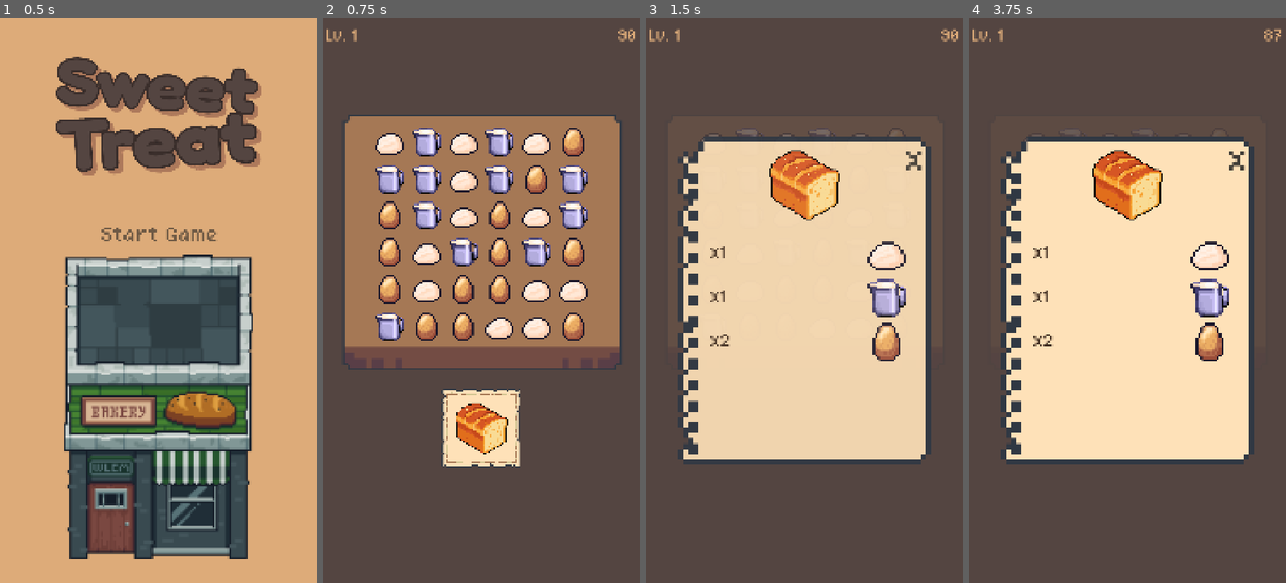
Above: before the commit, frames 1-4 (left to right).
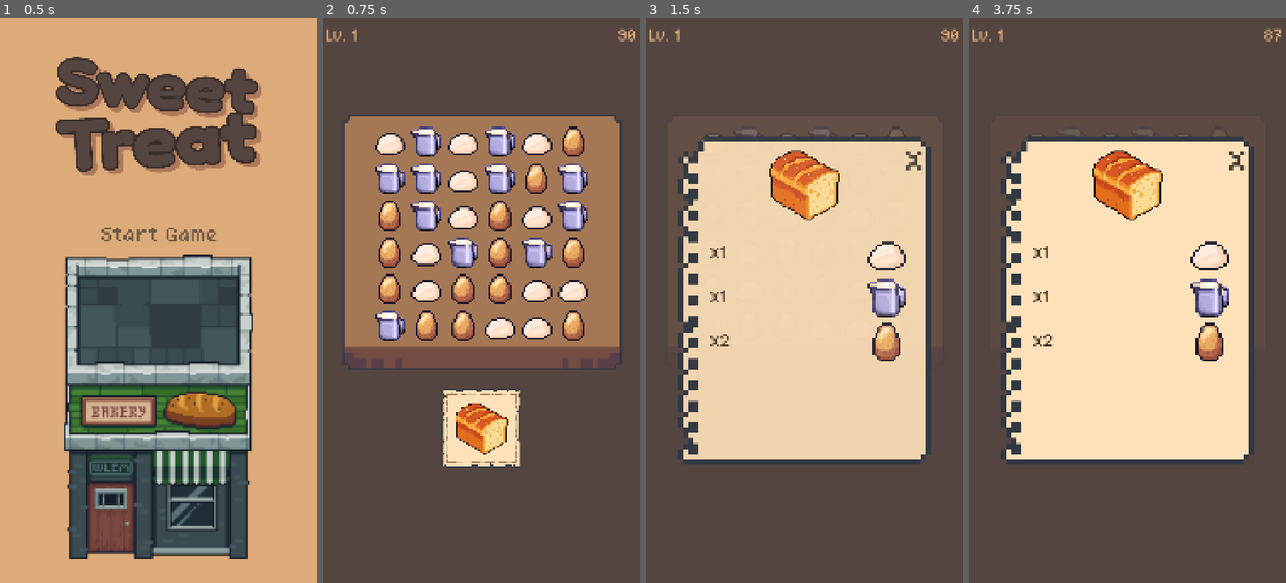
Above: after the commit, the same moments.

Repository: Krisha052/sweet-treat
Game: Godot game, scene res://scenes/main.tscn
The game is run twice, just before and just after one commit, with the same random seed, the same clock (stepped at 60 frames per second) and the same inputs.
Inputs (mouse positions are in pixels of both pictures, inside the frame that each line leads up to):
- Up to frame 1 (0.5 s): no input
- Up to frame 2 (0.75 s): click (481, 232) at 0.5 s
- Up to frame 3 (1.5 s): click (804, 430) at 1.25 s
- Up to frame 4 (3.75 s): tap Enter at 2, 3.5 s; move the mouse to (1035, 142) at 2.02 s; tap R at 2.1, 2.85, 3.6 s; click (1035, 142) at 2.17 s; tap Space at 2.75 s; move the mouse to (1073, 142) at 2.77 s; click (1073, 142) at 2.92 s; move the mouse to (1108, 142) at 3.52 s; click (1108, 142) at 3.67 s

Frame 1 is identical in both runs. In frame 2, 2.8% of the frame differs, in the area x 16-84%, y 19-58%; in frame 3, less than 0.1%; in frame 4, less than 0.1%.

Commit message:
2-row card area, restore hit diameter, Level 8 at 5 true simultaneous orders
hud.gd: card-row height 300→544px (270+4+270, Godot HFlowContainer default
v_separation). Card row top stays at 1260px, bottom now at 1804px, 116px
clear of screen bottom. 4 cards fill row 1 exactly (4×270=1080px); a 5th
wraps naturally to row 2 — no layout changes needed, HFlowContainer handles
it automatically.

level_controller.gd: SPRITE_SCALE 0.70→0.74, using the existing
Sprite2D-only local scale decoupling (Sprite2D stays at 0.875). Hit diameter
restored from 113px to 120px (7.9mm physical), 5px gap between adjacent
circles in the 6x6 grid. Visual diameter 105px.

level_08.tres: add coconut_cake.tres as 5th recipe (load_steps 6→7).
Pool now has 5 distinct recipes; max_simultaneous_orders=5 is no longer
capped by pool size. All 5 orders spawn concurrently on Level 8.

Co-Authored-By: Claude Sonnet 4.6 <noreply@anthropic.com>

Diff:
--- a/data/levels/level_08.tres
+++ b/data/levels/level_08.tres
@@ -1,14 +1,15 @@
-[gd_resource type="Resource" load_steps=6 format=3]
+[gd_resource type="Resource" load_steps=7 format=3]
 
 [ext_resource type="Script" path="res://scripts/resources/level_config.gd" id="1_lv8"]
 [ext_resource type="Resource" path="res://data/recipes/cherry_cake.tres" id="2_lv8"]
 [ext_resource type="Resource" path="res://data/recipes/cappuccino.tres" id="3_lv8"]
 [ext_resource type="Resource" path="res://data/recipes/espresso.tres" id="4_lv8"]
 [ext_resource type="Resource" path="res://data/recipes/croissant.tres" id="5_lv8"]
+[ext_resource type="Resource" path="res://data/recipes/coconut_cake.tres" id="6_lv8"]
 
 [resource]
 script = ExtResource("1_lv8")
 level_id = 7
 time_limit_seconds = 45.0
 max_simultaneous_orders = 5
-recipe_pool = Array[RecipeData]([ExtResource("2_lv8"), ExtResource("3_lv8"), ExtResource("4_lv8"), ExtResource("5_lv8")])
+recipe_pool = Array[RecipeData]([ExtResource("2_lv8"), ExtResource("3_lv8"), ExtResource("4_lv8"), ExtResource("5_lv8"), ExtResource("6_lv8")])
--- a/scripts/gameplay/level_controller.gd
+++ b/scripts/gameplay/level_controller.gd
@@ -66,7 +66,7 @@
 func _init_board() -> void:
 	var vp := get_viewport().get_visible_rect().size
 	const CELL := 125.0
-	const SPRITE_SCALE := 0.7
+	const SPRITE_SCALE := 0.74
 	var row_w := BOARD_COLS * CELL
 	var origin_x := (vp.x - row_w) * 0.5 + CELL * 0.5
 	var origin_y := clampf(
--- a/scripts/ui/hud.gd
+++ b/scripts/ui/hud.gd
@@ -19,7 +19,7 @@
 	var vp_h := get_viewport().get_visible_rect().size.y
 	var top_y := board_bottom_px + 150.0
 	_card_row.anchor_top = top_y / vp_h
-	_card_row.anchor_bottom = (top_y + 300.0) / vp_h
+	_card_row.anchor_bottom = (top_y + 544.0) / vp_h
 	_card_row.offset_top = 0.0
 	_card_row.offset_bottom = 0.0
 
